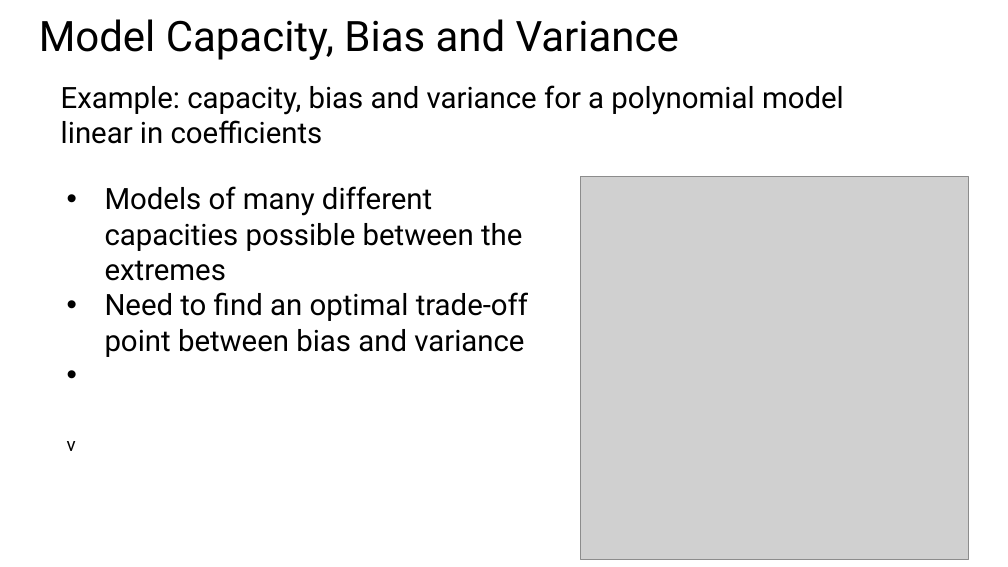
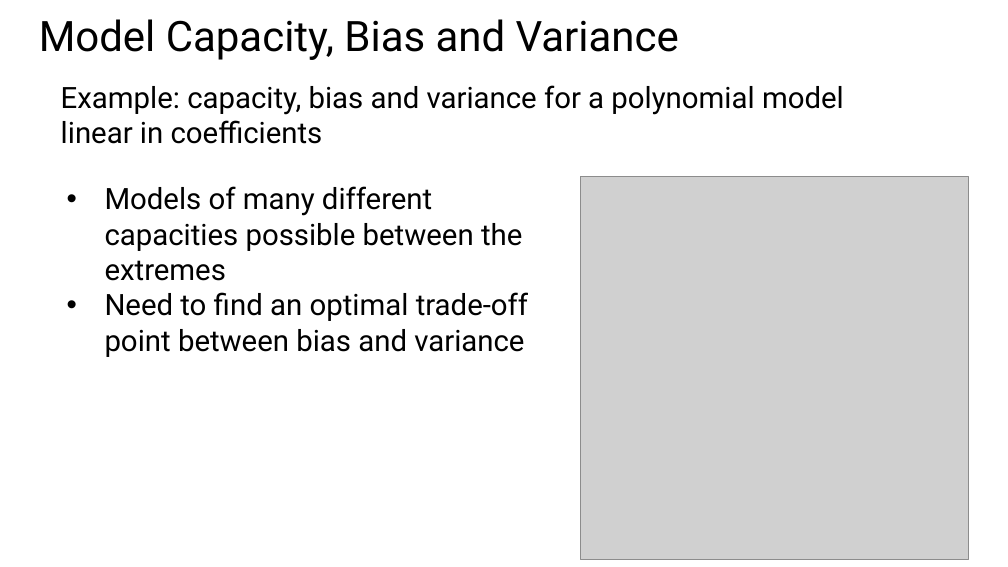
Before and after one commit to StephenElston/CSCI-E25, a slide deck: slide 20 of Slides/4_MachineLearningForCV.pptx. Drawn at 1008x567 pixels with LibreOffice and Linux fonts; fonts in the diff are those of the drawing; grey boxes stand for pictures. Boxes give left, top, right and bottom in pixels: in the first picture for what was removed or moved away, otherwise in the second. Text is boxed around its words. In the diff, an @@ line names an element or a change of style, - is before the commit and + after.

```diff
--- a/Slides/4_MachineLearningForCV.pptx
+++ b/Slides/4_MachineLearningForCV.pptx
@@ text at (x1=67, y1=441, x2=76, y2=451): paragraph removed @@
-v
```
Also in this commit, not shown: 3 other slides changed, 1 slide added.
